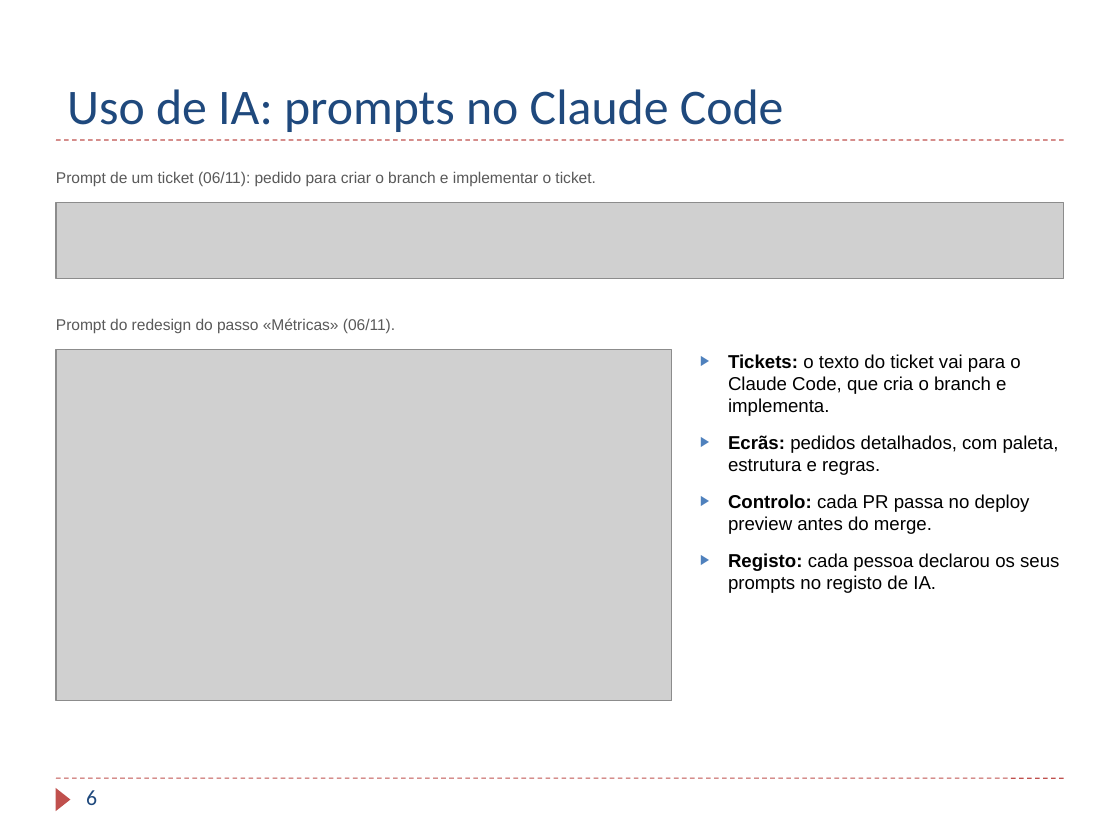
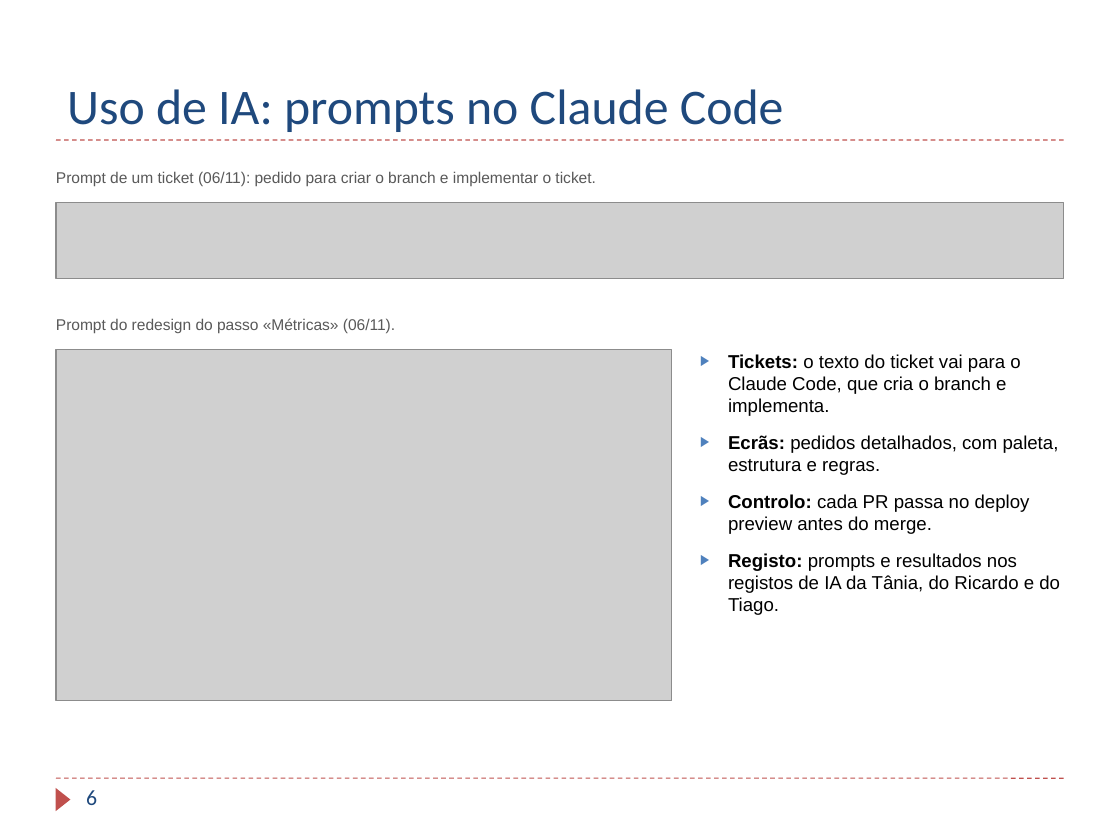
Before and after one commit to TaniaBmGuedes/MDS-TP4, a slide deck: slide 6 of entrega/07_Apresentacao_Final.pptx. Drawn at 1120x840 pixels with LibreOffice and Linux fonts; fonts in the diff are those of the drawing; grey boxes stand for pictures; background and template pictures are left out. Boxes give left, top, right and bottom in pixels: in the first picture for what was removed or moved away, otherwise in the second. Text is boxed around its words. In the diff, an @@ line names an element or a change of style, - is before the commit and + after.

Commit message:
Apresentação: registo de IA só de quem o tem

```diff
--- a/entrega/07_Apresentacao_Final.pptx
+++ b/entrega/07_Apresentacao_Final.pptx
@@ text at (728, 553, 1060, 615): text changed @@
-▶ Registo: cada pessoa declarou os seus prompts no registo de IA.
+▶ Registo: prompts e resultados nos registos de IA da Tânia, do Ricardo e do Tiago.
```
